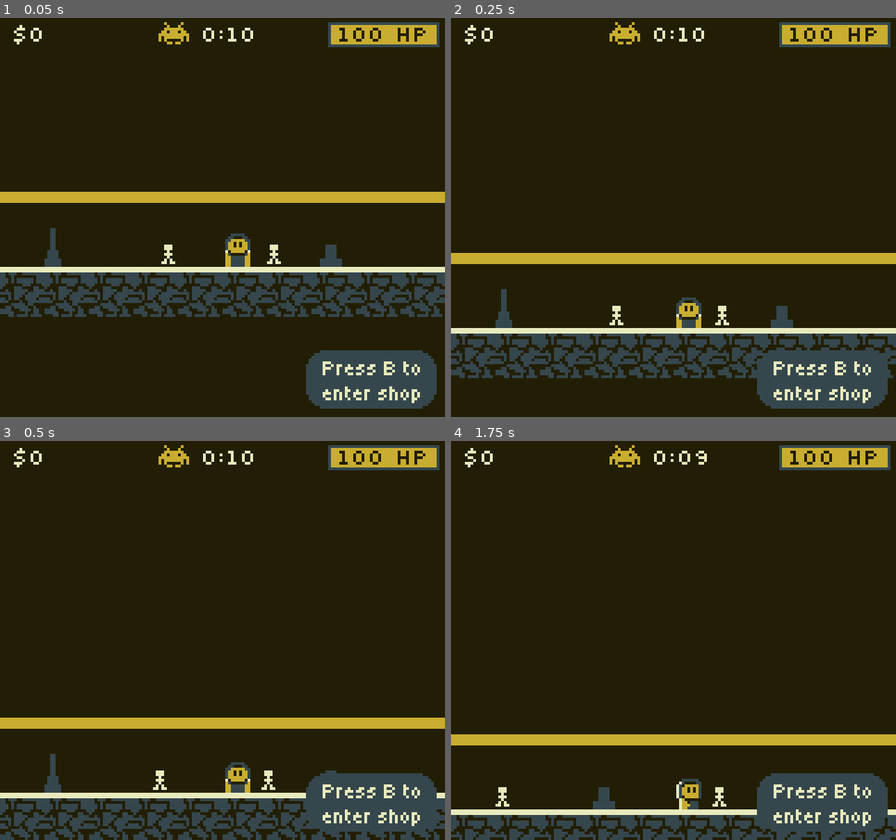
Above: before the commit, frames 1-4 (two rows, left to right).
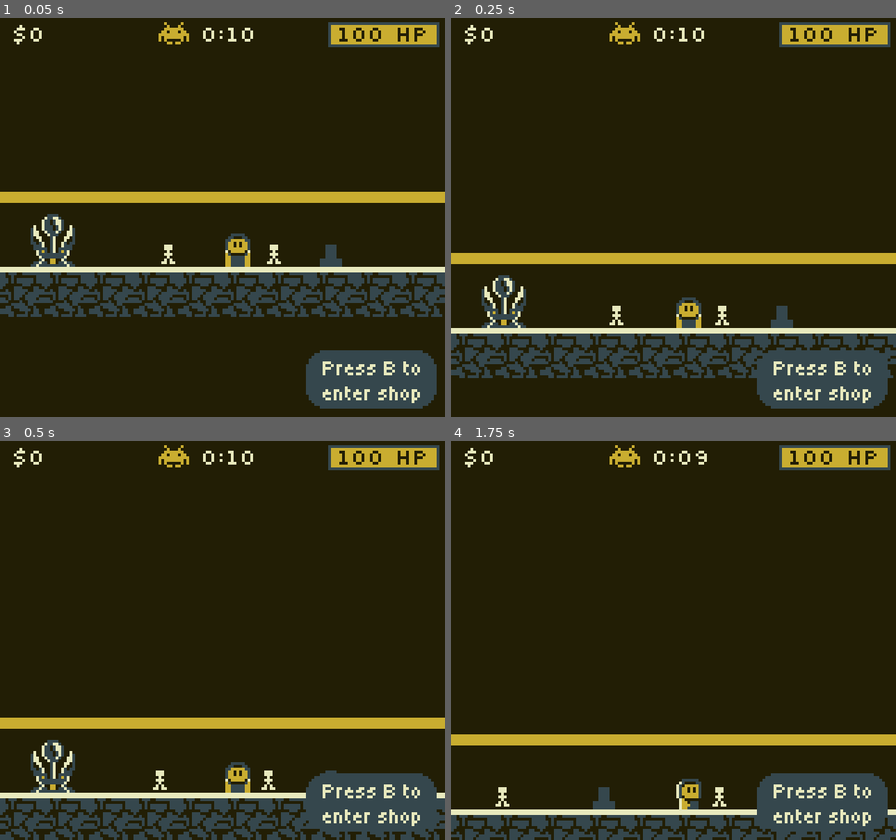
Above: after the commit, the same moments.

Repository: GargantuaM87/gb14
Game: Godot game, scene res://screens/main/main.tscn
Same seed, same stepped clock (60 frames per second), same inputs: the game is played once before the commit and once after it.
Inputs (mouse positions are in pixels of both pictures, inside the frame that each line leads up to):
- Up to frame 1 (0.05 s): no input
- Up to frame 2 (0.25 s): no input
- Up to frame 3 (0.5 s): no input
- Up to frame 4 (1.75 s): tap B at 0.5, 1.25 s; move the mouse to (771, 620) at 0.52 s; hold Right (right) 0.53-1.25 s; tap Z (a_button) at 0.6 s; click (771, 620) at 0.67 s; drag from (584, 660) to (651, 720) at 1.27 s

The runs differ from the first frame. In frame 1, 0.7% of the frame differs, in the area x 6-17%, y 49-63%; in frame 2, 0.7%; in frame 3, 0.7%; in frame 4, nothing differs.

Commit message:
Added laser sprite

Diff:
--- a/screens/main/player/player.gd
+++ b/screens/main/player/player.gd
@@ -54,7 +54,7 @@
 	var cell: Level.Cell = level.level_data.get(target_tile)
 	_set_player_animation(cell != null && cell.type == Level.CellType.DIRT)
 
-	if not is_just_pressed && Util.time - last_move_time < TILE_MOVEMENT_DELAY:
+	if !is_just_pressed && Util.time - last_move_time < TILE_MOVEMENT_DELAY:
 		return
 
 	if cell == null || cell.type == Level.CellType.EMPTY:
--- a/screens/main/weapons/weapon_2/weapon_2.gd
+++ b/screens/main/weapons/weapon_2/weapon_2.gd
@@ -3,6 +3,7 @@
 @export var laser_parent: Node
 var laser_scene := preload("uid://by4ms12lc0wr5")
 @onready var laser_spawn_point: Marker2D = %LaserSpawnPoint
+@onready var weapon_sprite: AnimatedSprite2D = %WeaponSprite
 
 const SECONDS_BETWEEN_SHOTS := 3.75
 const DAMAGE := 1
@@ -27,8 +28,17 @@
 				closest_distance = distance_to_target
 
 		if closest_target != null:
+			weapon_sprite.play(&"shoot")
+
+			await get_tree().create_timer(0.3).timeout # Wait for the animation to play
+
 			var laser: Node2D = laser_scene.instantiate()
 			laser.damage = DAMAGE
 			laser.direction = laser_spawn_point.global_position.direction_to(closest_target.global_position)
 			laser_parent.add_child(laser)
 			laser.global_position = laser_spawn_point.global_position
+
+
+func _on_weapon_sprite_animation_finished() -> void:
+	if weapon_sprite.animation == &"shoot":
+		weapon_sprite.play(&"idle")
--- a/screens/main/weapons/weapon_2/weapon_2.tscn
+++ b/screens/main/weapons/weapon_2/weapon_2.tscn
@@ -1,29 +1,75 @@
 [gd_scene format=3 uid="uid://dcrgtteg0il0g"]
 
 [ext_resource type="Script" uid="uid://bbhnu75aihyi0" path="res://screens/main/weapons/weapon_2/weapon_2.gd" id="1_28wgx"]
+[ext_resource type="Texture2D" uid="uid://bf7u07pqtm2x1" path="res://screens/main/weapons/weapon_2/lazer.png" id="2_isvnm"]
+
+[sub_resource type="AtlasTexture" id="AtlasTexture_evhrb"]
+atlas = ExtResource("2_isvnm")
+region = Rect2(16, 0, 16, 32)
+
+[sub_resource type="AtlasTexture" id="AtlasTexture_xbid1"]
+atlas = ExtResource("2_isvnm")
+region = Rect2(16, 64, 16, 32)
+
+[sub_resource type="AtlasTexture" id="AtlasTexture_20u18"]
+atlas = ExtResource("2_isvnm")
+region = Rect2(16, 128, 16, 32)
+
+[sub_resource type="AtlasTexture" id="AtlasTexture_uho6n"]
+atlas = ExtResource("2_isvnm")
+region = Rect2(48, 0, 16, 32)
+
+[sub_resource type="AtlasTexture" id="AtlasTexture_hqhja"]
+atlas = ExtResource("2_isvnm")
+region = Rect2(48, 64, 16, 32)
+
+[sub_resource type="AtlasTexture" id="AtlasTexture_0do01"]
+atlas = ExtResource("2_isvnm")
+region = Rect2(48, 128, 16, 32)
+
+[sub_resource type="SpriteFrames" id="SpriteFrames_wo8oe"]
+animations = [{
+"frames": [{
+"duration": 1.0,
+"texture": SubResource("AtlasTexture_evhrb")
+}, {
+"duration": 1.0,
+"texture": SubResource("AtlasTexture_xbid1")
+}, {
+"duration": 1.0,
+"texture": SubResource("AtlasTexture_20u18")
+}],
+"loop": 1,
+"name": &"idle",
+"speed": 1.0
+}, {
+"frames": [{
+"duration": 1.0,
+"texture": SubResource("AtlasTexture_uho6n")
+}, {
+"duration": 1.0,
+"texture": SubResource("AtlasTexture_hqhja")
+}, {
+"duration": 1.0,
+"texture": SubResource("AtlasTexture_0do01")
+}],
+"loop": 0,
+"name": &"shoot",
+"speed": 7.0
+}]
 
 [node name="Weapon2" type="Node2D" unique_id=258549074]
 script = ExtResource("1_28wgx")
 
-[node name="ColorRect" type="ColorRect" parent="." unique_id=536989947]
-offset_left = -3.0
-offset_top = -1.0
-offset_right = 3.0
-offset_bottom = 2.0
-color = Color(0.6988686, 0.2747209, 0.009831187, 1)
-
-[node name="ColorRect2" type="ColorRect" parent="." unique_id=555541350]
-offset_left = -1.0
-offset_top = -12.0
-offset_right = 1.0
-color = Color(0.6988686, 0.2747209, 0.009831187, 1)
-
-[node name="ColorRect3" type="ColorRect" parent="." unique_id=956333669]
-offset_left = -2.0
-offset_top = -4.0
-offset_right = 2.0
-color = Color(0.6988686, 0.2747209, 0.009831187, 1)
-
 [node name="LaserSpawnPoint" type="Marker2D" parent="." unique_id=469191458]
 unique_name_in_owner = true
-position = Vector2(0, -12)
+position = Vector2(0, -19)
+
+[node name="WeaponSprite" type="AnimatedSprite2D" parent="." unique_id=1332606325]
+unique_name_in_owner = true
+position = Vector2(0, -14)
+sprite_frames = SubResource("SpriteFrames_wo8oe")
+animation = &"shoot"
+autoplay = "idle"
+
+[connection signal="animation_finished" from="WeaponSprite" to="." method="_on_weapon_sprite_animation_finished"]
Binary file added: screens/main/weapons/weapon_2/lazer.png
Not shown, added: screens/main/weapons/weapon_2/lazer.png.import
